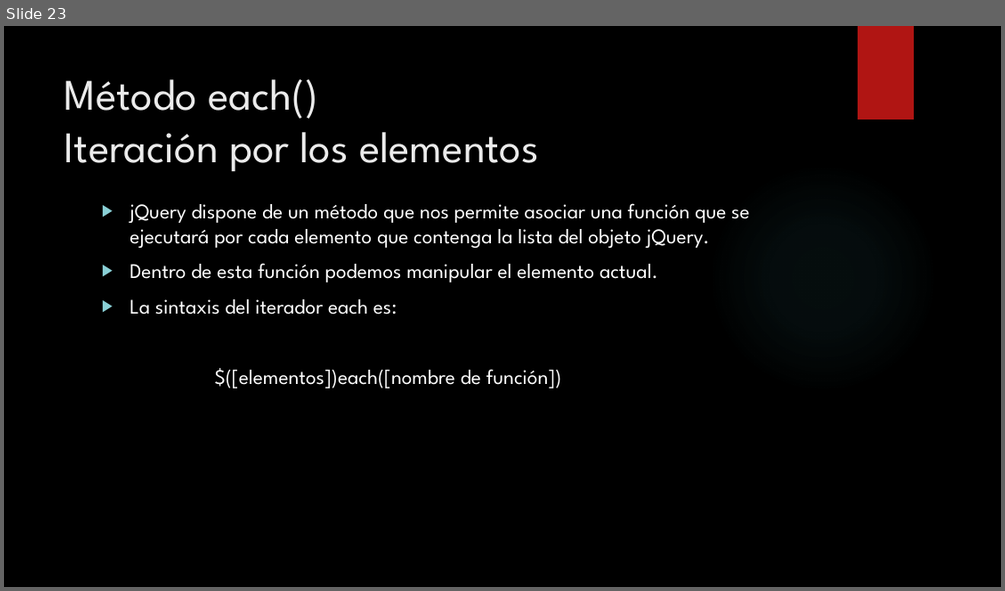
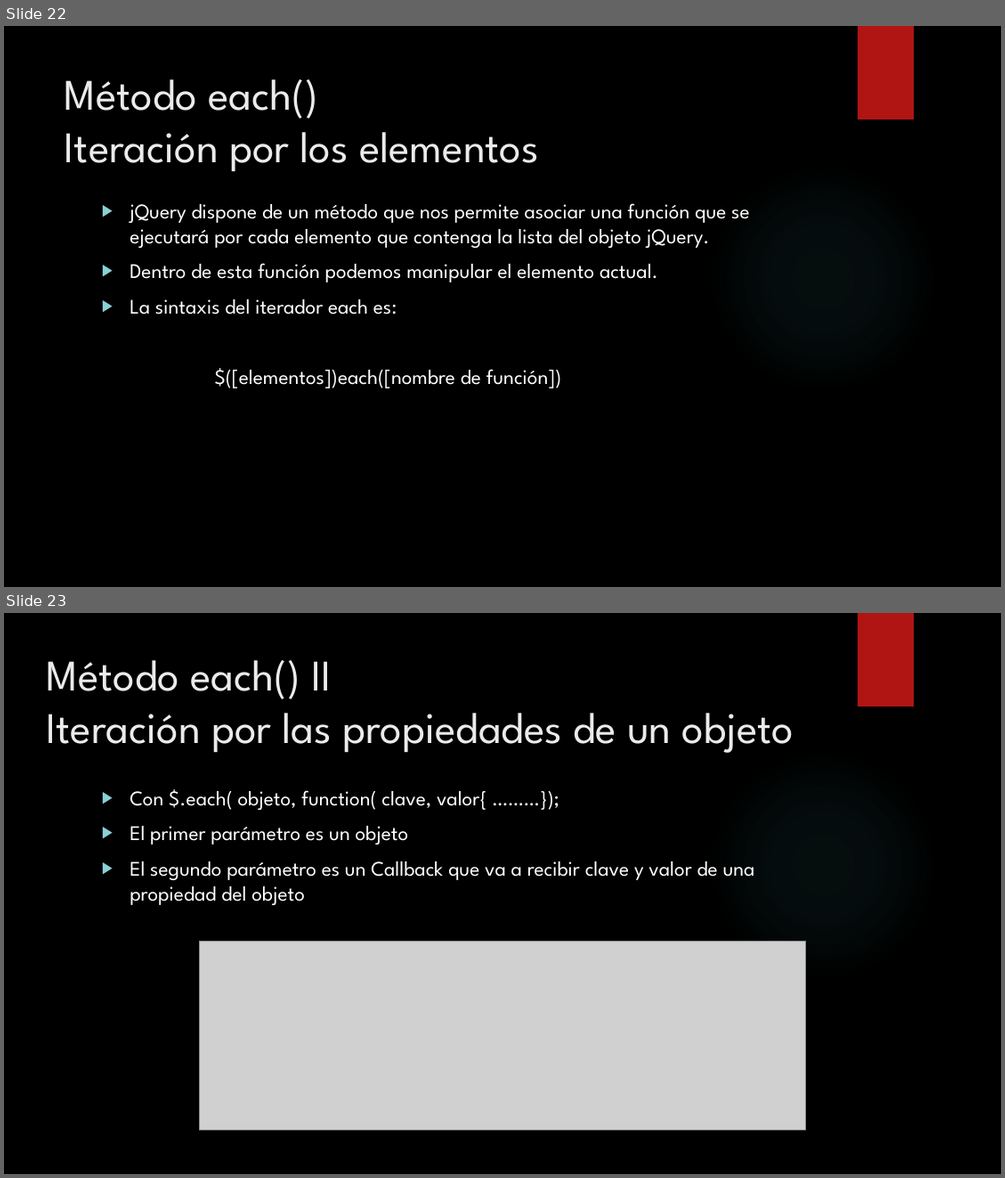
Before and after one commit to yamicamera/cursoJS, a slide deck: JQuery.pptx. Shown one above the other, each under a label of ours: slide 23 before the commit, slides 22 and 23 after it. The pictures are 1005x591 and 1005x1178 pixels, drawn with LibreOffice and Linux fonts; fonts in the diff are those of the drawing; grey boxes stand for pictures; background and template pictures are left out. Boxes give left, top, right and bottom in pixels: in the first picture for what was removed or moved away, otherwise in the second. Text is boxed around its words. In the diff, an @@ line names an element or a change of style, - is before the commit and + after.

```diff
--- a/JQuery.pptx
+++ b/JQuery.pptx
@@ slide 23 added at [4, 613, 1001, 1174], background picture (left out); not listed: 2 template elements that a slide beside it also shows @@
@@ title added at [47, 660, 793, 753], 42 pt, text #EBEBEB @@
+Método each() II
+Iteración por las propiedades de un objeto
@@ text added at [129, 789, 755, 905], 20 pt, text #FFFFFF @@
+▶ Con $.each( objeto, function( clave, valor{ ………});
+▶ El primer parámetro es un objeto
+▶ El segundo parámetro es un Callback que va a recibir clave y valor de una propiedad del objeto
@@ picture added at [199, 941, 805, 1130] @@
@@ what was slide 23 is now slide 22 @@
```
Also in this commit, not shown: 8 other slides added, 3 slides removed.
